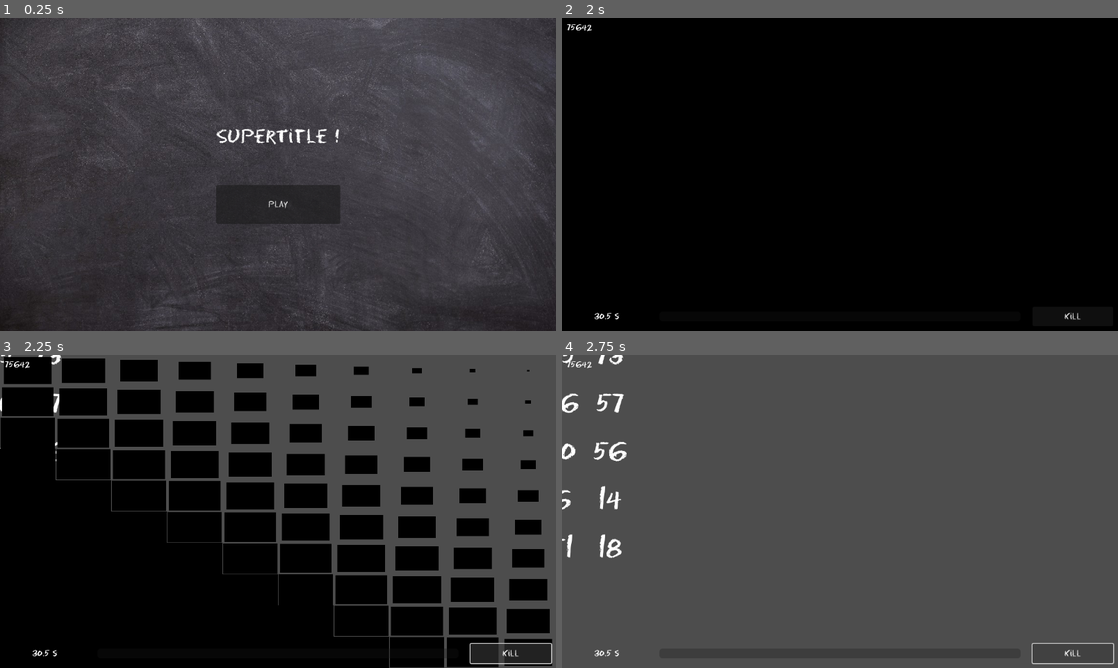
Above: before the commit, frames 1-4 (two rows, left to right).
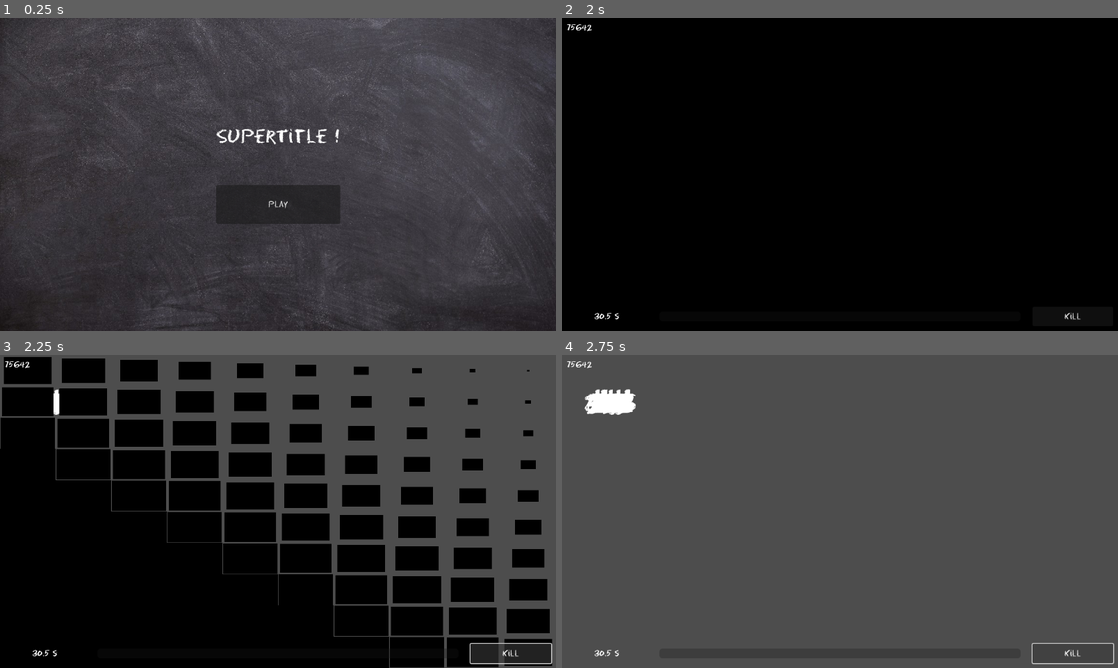
Above: after the commit, the same moments.

Repository: AntDum/UngodlyNumber
Game: Godot game, scene res://scenes/menu/main_menu.tscn
The game is run twice, just before and just after one commit, with the same random seed, the same clock (stepped at 60 frames per second) and the same inputs.
Inputs:
- Up to frame 1 (0.25 s): no input
- Up to frame 2 (2 s): click "Play" at 0.5 s; click "Play" at 1.25 s
- Up to frame 3 (2.25 s): click "Kill" at 2 s
- Up to frame 4 (2.75 s): no input

Frames 1-2 are identical in both runs. In frame 3, 0.1% of the frame differs, in the area x 0-11%, y 0-34%; in frame 4, 1.4%, in the area x 0-14%, y 0-65%.

Commit message:
Add number splitting

Diff:
--- a/scenes/number.gd
+++ b/scenes/number.gd
@@ -17,6 +17,8 @@
 
 func randomize_value(max: int):
 	value = rng.randi_range(2,max)
+
+	# Identify prime factors
 	var reduced_value = value
 	var i = 0
 	while reduced_value != 1 and reduced_value >= raw_primes[i]:
@@ -25,8 +27,20 @@
 			reduced_value = int(reduced_value / raw_primes[i])
 		else:
 			i += 1
+
+	#Set value label text.
 	$Value.text = str(value)
+
+	#Small sanity check
 	var sanity_check = 1
 	for f in prime_factors:
 		sanity_check *= f
-	print("Sanity check : ", sanity_check == value)
+	assert(sanity_check == value, "ERROR on value generation")
+
+
+
+func from_factors(factors: Array):
+	value = 1
+	for f in factors:
+		value *= f
+		prime_factors.append(f)
--- a/scenes/number_manager.gd
+++ b/scenes/number_manager.gd
@@ -6,18 +6,39 @@
 # Called when the node enters the scene tree for the first time.
 func _ready() -> void:
 	# Temporarly automatically creates numbers.
-	build_numbers(10)
+	build_numbers(20)
 	pass # Replace with function body.
 
 # Called every frame. 'delta' is the elapsed time since the previous frame.
 func _process(delta: float) -> void:
 	pass
 
+var rng = RandomNumberGenerator.new()
+
+func split(number: Number):
+	var prime_factor_array = number.prime_factors.duplicate()
+	prime_factor_array.shuffle()
+	var childA = NumberScn.instantiate()
+	var childB = NumberScn.instantiate()
+
+	var pivot = rng.randi_range(1, prime_factor_array.size()-1)
+	print("Pivot on %s (%s)" % [pivot, prime_factor_array])
+	childA.from_factors(prime_factor_array.slice(0, pivot))
+	childB.from_factors(prime_factor_array.slice(pivot))
+
+	print("Generated %s and %s from %s" % [childA.value, childB.value, number.value])
+
+	add_child(childA)
+	add_child(childB)
+	childA.global_position.x = number.global_position.x + 100
+	childB.global_position.y = number.global_position.x - 100
+
+	number.queue_free()
 
 func build_numbers(amount: int) -> void:
 	for i in amount:
 		var newNum = NumberScn.instantiate()
-		newNum.randomize_value(100)
+		newNum.randomize_value(500)
 		add_child(newNum)
-		newNum.global_position.x = (i/5) * 100 #TODO randomize spawn position.
-		newNum.global_position.y = 100 * (i%5)
+		newNum.global_position.x = 100 #TODO randomize spawn position.
+		newNum.global_position.y = 100
